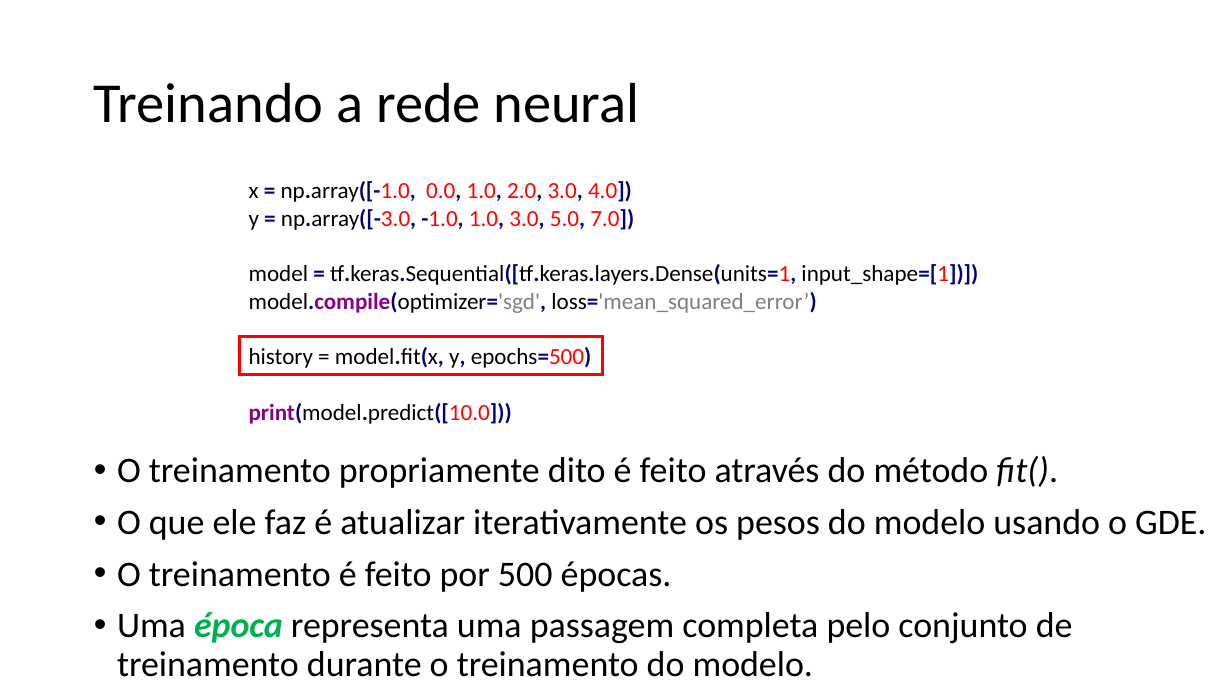
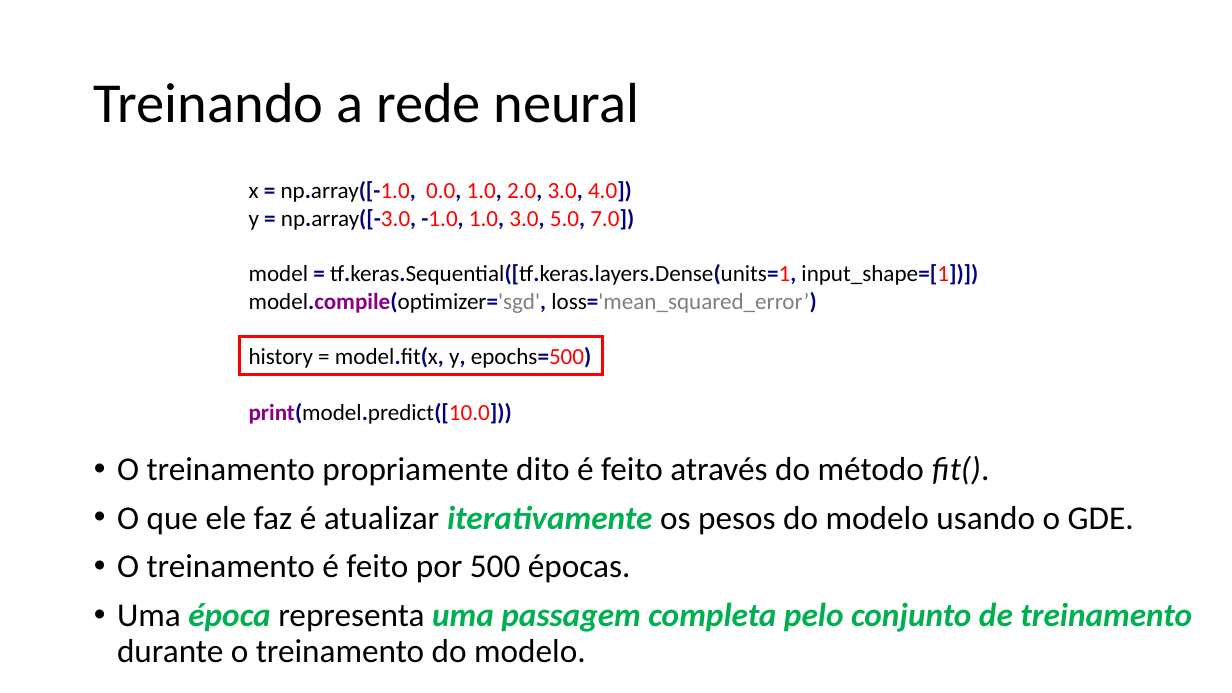
Before and after one commit to zz4fap/tp557-iot-ml, a slide deck: slide 20 of slides/TP557_7_Regressão_com_DNNs_parte_I.pptx. Drawn at 1232x693 pixels with LibreOffice and Linux fonts; fonts in the diff are those of the drawing. Boxes give left, top, right and bottom in pixels: in the first picture for what was removed or moved away, otherwise in the second. Text is boxed around its words. In the diff, an @@ line names an element or a change of style, - is before the commit and + after.

```diff
--- a/slides/TP557_7_Regressão_com_DNNs_parte_I.pptx
+++ b/slides/TP557_7_Regressão_com_DNNs_parte_I.pptx
@@ text "O treinamento propriamente dito é ..." at (117,456,1192,663): size 28 to 25.9 pt; text colour #000000 to #00B050, bold on, italic on in "iterativamente", "uma passagem completa pelo conjunto de treinamento" @@
```
Also in this commit, not shown: 5 other slides changed, 3 other files.
